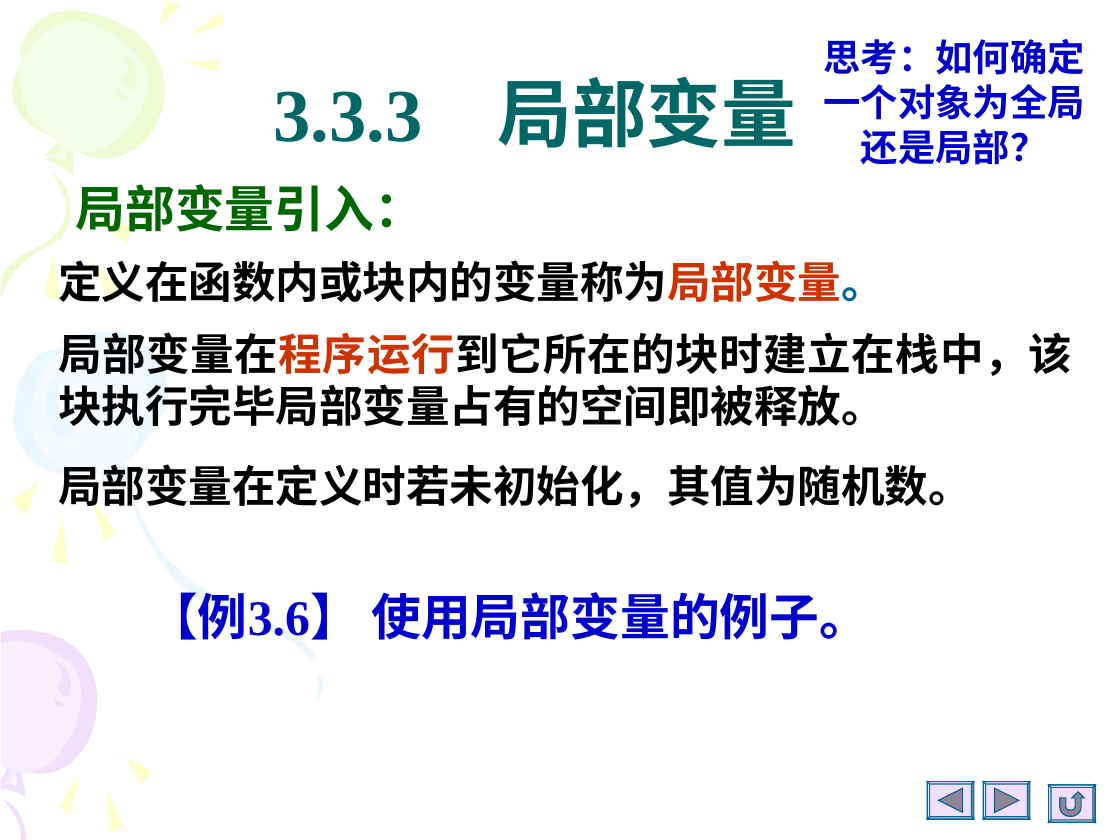
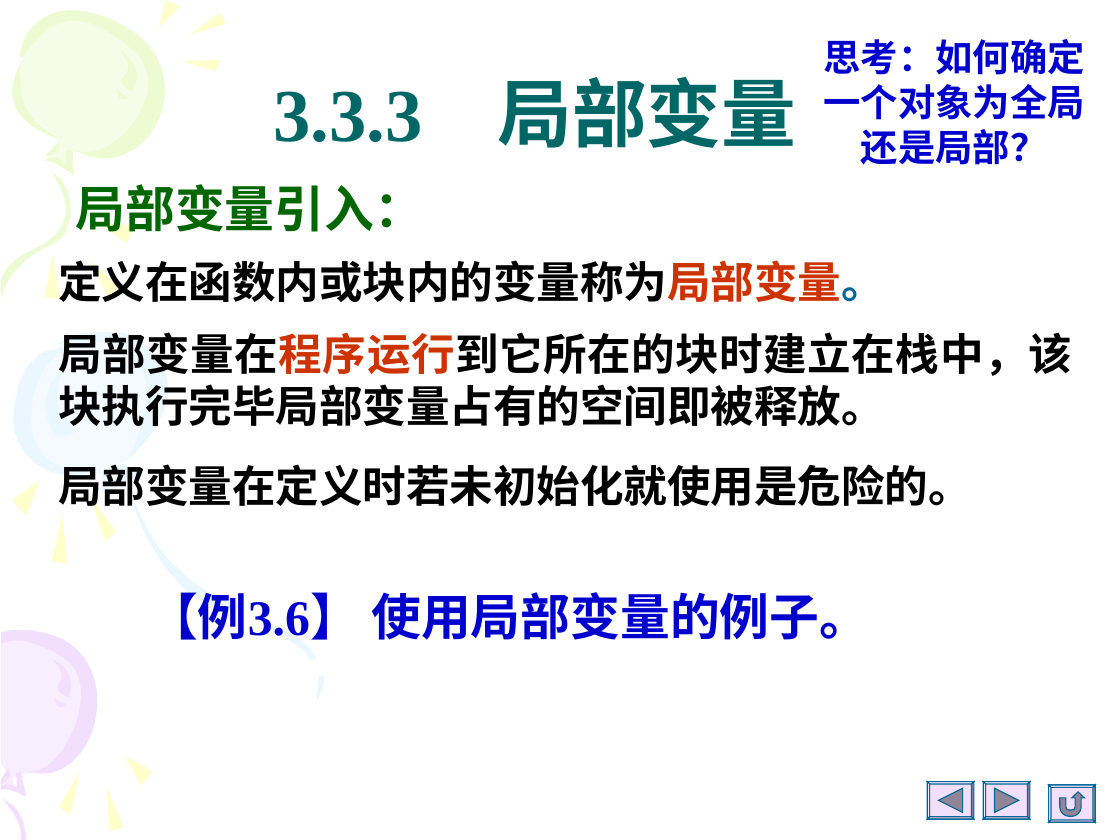
Before and after one commit to Changhe160/Changhe160.github.io, a slide deck: slide 27 of teachingRes/Cplusplus/unit03函数.ppt. Drawn at 1120x840 pixels with LibreOffice and Linux fonts; fonts in the diff are those of the drawing. Boxes give left, top, right and bottom in pixels: in the first picture for what was removed or moved away, otherwise in the second. Text is boxed around its words. In the diff, an @@ line names an element or a change of style, - is before the commit and + after.

Commit message:
C++

```diff
--- a/teachingRes/Cplusplus/unit03函数.ppt
+++ b/teachingRes/Cplusplus/unit03函数.ppt
@@ text at box(58, 464, 971, 513): text changed @@
-局部变量在定义时若未初始化，其值为随机数。
+局部变量在定义时若未初始化就使用是危险的。
```
Also in this commit, not shown: 83 other slides changed.
